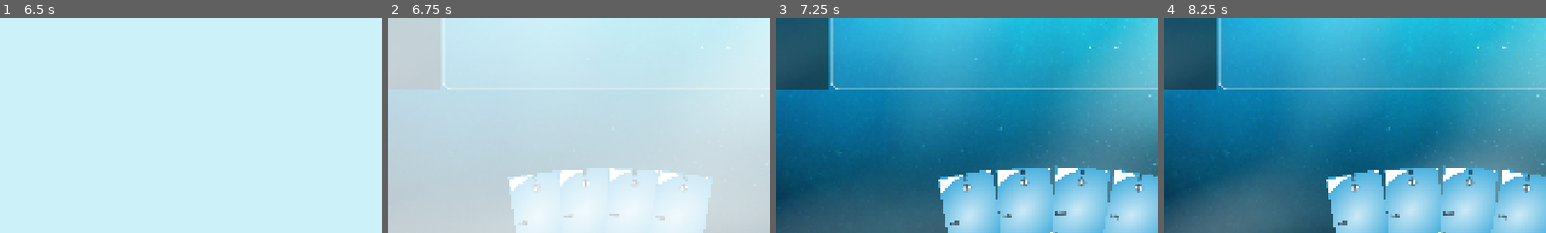
Above: before the commit, frames 1-4 (left to right).
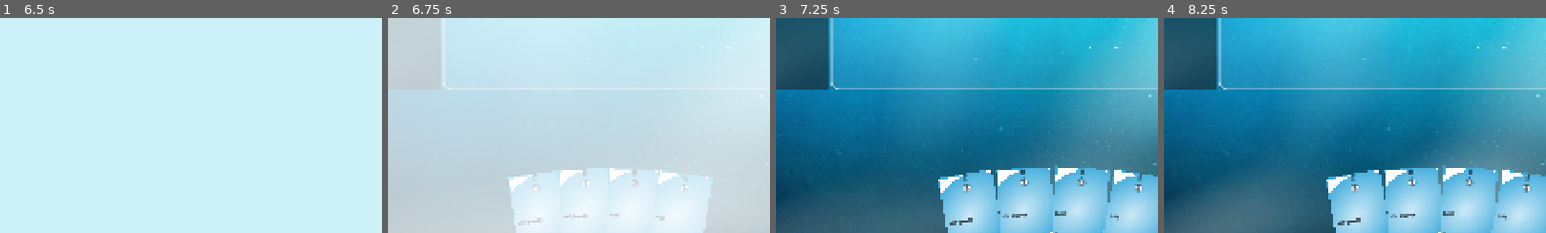
Above: after the commit, the same moments.

Repository: rosswolf/Tourbillon
Game: Godot game, scene res://src/scenes/main_menu.tscn
The game is run twice, just before and just after one commit, with the same random seed, the same clock (stepped at 60 frames per second) and the same inputs. Sound files missing from this copy of the repository are replaced by a short silence.
Inputs (mouse positions are % of the whole screen's width and height, from its top left):
- Up to frame 1 (6.5 s): click "Play" at 0.5 s; move the mouse to (72, 45) at 1.27 s; click (72, 45) at 1.42 s; tap Enter at 2, 3.5, 5 s; drag from (30, 55) to (45, 70) at 2.02 s; tap Space at 2.75, 4.25, 5.75 s; move the mouse to (60, 28) at 2.77 s; click (60, 28) at 2.92 s; drag from (45, 70) to (20, 35) at 3.52 s; move the mouse to (80, 65) at 4.27 s; click (80, 65) at 4.42 s; drag from (20, 35) to (35, 25) at 5.02 s; move the mouse to (55, 50) at 5.77 s; click (55, 50) at 5.92 s
- Up to frame 2 (6.75 s): drag from (35, 25) to (30, 55) at 6.52 s
- Up to frame 3 (7.25 s): no input
- Up to frame 4 (8.25 s): move the mouse to (72, 45) at 7.27 s; click (72, 45) at 7.42 s; drag from (30, 55) to (45, 70) at 8.02 s
The pictures show only the part of the screen within x 9-59%, y 44-94%; the shares and areas given below are measured in that part.

Frame 1 is identical in both runs. In frame 2, 0.1% of the frame differs, in the area x 34-52%, y 91-97%; in frame 3, 0.2%, in the area x 46-66%, y 91-97%; in frame 4, 0.2%.

Commit message:
more activation fixes/validation

Diff:
--- a/elastic-app/app/src/scenes/core/effects/activation_logic.gd
+++ b/elastic-app/app/src/scenes/core/effects/activation_logic.gd
@@ -16,7 +16,8 @@
 		var card: Card = source as Card
 		if card.has_instinct_effect():
 			return activate_instinct(card, target)
-
+		elif card.has_slot_effect():
+			return slot_card_in_battleground(card)
 
 	return false
 
--- a/elastic-app/app/src/scenes/core/effects/effect.gd
+++ b/elastic-app/app/src/scenes/core/effects/effect.gd
@@ -34,35 +34,35 @@
 			var amount = int(params.get("param"))
 			GlobalGameManager.hero.time.replenish_time(amount)
 			return true,
-		{"source":[Hero]}
+		{"source":[Hero, Card]}
 	),
 	"add_time": InternalEffect.new(
 		func(source: Entity, params: Dictionary):
 			var amount = int(params.get("param"))
 			GlobalGameManager.hero.time.add_time(amount)
 			return true,
-		{"source":[Hero]}
+		{"source":[Hero, Card]}
 	),
 	"add_energy": InternalEffect.new(
 		func(source: Entity, params: Dictionary):
 			var amount = int(params.get("param"))
 			GlobalGameManager.hero.energy.increment(amount)
 			return true,
-		{"source":[Hero]}
+		{"source":[Hero, Card]}
 	),
 	"draw_card": InternalEffect.new(
 		func(source: Entity, params: Dictionary):
 			var amount = int(params.get("param"))
 			GlobalGameManager.library.draw_card(amount)
 			return true,
-		{"source":[Hero]}
+		{"source":[Hero, Card]}
 	),
 	"durability_hit_zero": InternalEffect.new(
 		func(source: Entity, params: Dictionary):
 			var card: Card = params.get("card") as Card
 			GlobalGameManager.library.move_card_to_zone2(card.instance_id, Library.Zone.ANY, Library.Zone.EXILED)
 			return true,
-		{"source":[Hero]}
+		{"source":[Hero, Card]}
 	),
 	"cooldown":  InternalEffect.new(
 		func(source: Entity, params: Dictionary):
@@ -70,7 +70,7 @@
 			var card: Card = params.get("card") as Card
 			GlobalSignals.signal_core_slot_add_cooldown(card.instance_id, amount)
 			return true,
-		{"source":[Hero]}
+		{"source":[Hero, Card]}
 	),
 }
 
@@ -105,7 +105,10 @@
 	for type in valid_types:
 		valid_type_strings.append(type._get_type_string())
 
-	return source._get_type_string() in valid_type_strings or Entity._get_type_string() in valid_type_strings
+	var type_string = "None"
+	if source != null:
+		type_string = source._get_type_string()
+	return type_string in valid_type_strings or Entity._get_type_string() in valid_type_strings
 
 
 
--- a/elastic-app/app/src/scenes/core/entities/card.gd
+++ b/elastic-app/app/src/scenes/core/entities/card.gd
@@ -48,7 +48,7 @@
 	if not __instinct_effect._is_valid_source(source):
 		return false
 
-	if not __instinct_effect.is_valid_target(target):
+	if not __instinct_effect._is_valid_target(target):
 		return false
 
 	if not __instinct_effect._could_satisfy_costs(source, target) or \
--- a/elastic-app/app/src/scenes/data/card_data.json
+++ b/elastic-app/app/src/scenes/data/card_data.json
@@ -42,11 +42,11 @@
 	"group_template_id": "knight",
 	"card_count": 1,
 	"display_name": "C",
-	"rules_text": "build",
+	"rules_text": "add_time=30",
 	"cursor_image_uid": "bqvm4vgi4c0dn",
 	"durability_max": 2,
 	"card_cost": 1,
-	"slot_effect": "add_time=20, draw_card=2, cooldown=20",
+	"instinct_effect": "add_time=30",
 	"card_rarity": "Card.RarityType.STARTING"
   },
   {
@@ -54,11 +54,11 @@
 	"group_template_id": "knight",
 	"card_count": 1,
 	"display_name": "D",
-	"rules_text": "build",
+	"rules_text": "add_time=30",
 	"cursor_image_uid": "bqvm4vgi4c0dn",
 	"durability_max": 2,
 	"card_cost": 1,
-	"slot_effect": "add_time=20, draw_card=2, cooldown=20",
+	"instinct_effect": "add_time=30",
 	"card_rarity": "Card.RarityType.STARTING"
   },
   {
